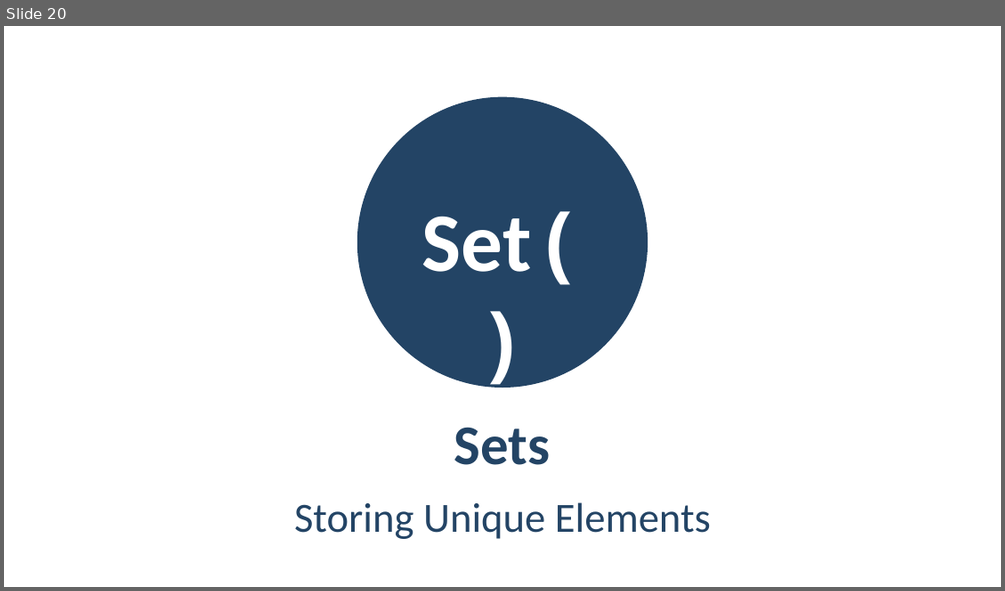
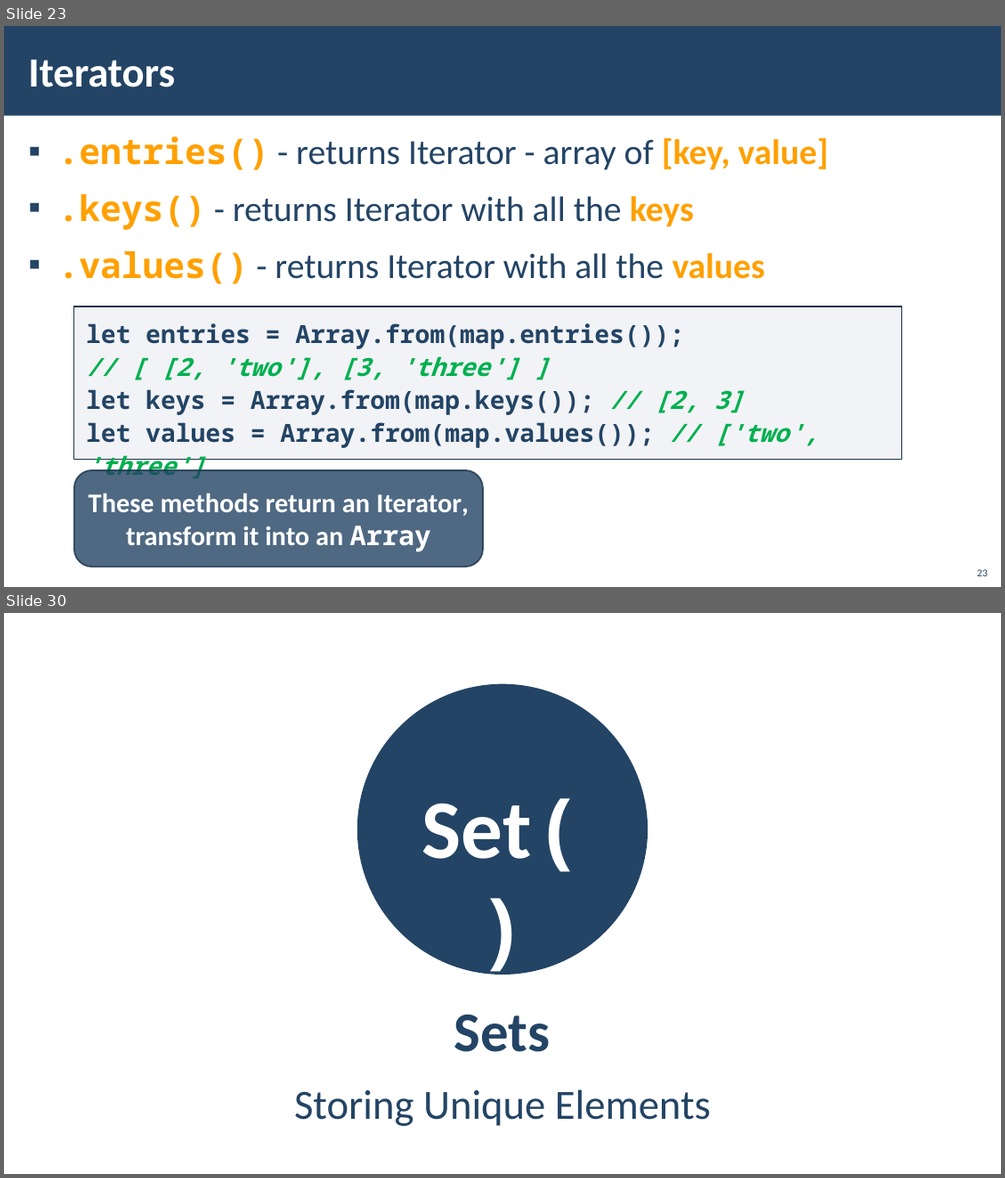
Before and after one commit to YordanovPetar/SoftUni, a slide deck: JavaScriptFundamentals/07_AssociativeArrays/07_1_AssociativeArraysLab/08. JS-Fundamentals-Associative-Arrays.pptx. Shown one above the other, each under a label of ours: slide 20 before the commit, slides 23 and 30 after it; the slides between them are not shown. The pictures are 1005x591 and 1005x1178 pixels, drawn with LibreOffice and Linux fonts; fonts in the diff are those of the drawing; background and template pictures are left out. Boxes give left, top, right and bottom in pixels: in the first picture for what was removed or moved away, otherwise in the second. Text is boxed around its words. In the diff, an @@ line names an element or a change of style, - is before the commit and + after.

```diff
--- a/JavaScriptFundamentals/07_AssociativeArrays/07_1_AssociativeArraysLab/08. JS-Fundamentals-Associative-Arrays.pptx
+++ b/JavaScriptFundamentals/07_AssociativeArrays/07_1_AssociativeArraysLab/08. JS-Fundamentals-Associative-Arrays.pptx
@@ slide 23 added at (4, 26, 1001, 587), background picture (left out) @@
@@ rectangle added at (4, 26, 1001, 116), fill #234465 @@
@@ title added at (28, 59, 175, 87), 40 pt, text #FFFFFF, bold @@
+Iterators
@@ text added at (58, 136, 829, 284), 34 pt, text #234465 @@
+▪ .entries() - returns Iterator - array of [key, value]
+▪ .keys() - returns Iterator with all the keys
+▪ .values() - returns Iterator with all the values
@@ rectangle added at (74, 306, 902, 459), fill #ADB4C3 at 15% opacity, outline #1A334C 1 pt, 24 pt, text #234465, bold @@
+let entries = Array.from(map.entries());
+// [ [2, 'two'], [3, 'three'] ]
+let keys = Array.from(map.keys()); // [2, 3]
+let values = Array.from(map.values()); // ['two', 'three']
@@ rounded rectangle added at (74, 470, 484, 566), fill #234465 at 80% opacity, outline #1A334C 1.5 pt, 26 pt, text #FFFFFF, bold @@
+These methods return an Iterator, transform it into an Array
@@ page number added at (977, 569, 987, 576), 10 pt, text #234465 @@
+23
@@ what was slide 20 is now slide 30 @@
```
Also in this commit, not shown: 2 slides changed, 10 other slides added, 1 slide removed, 8 other files.
